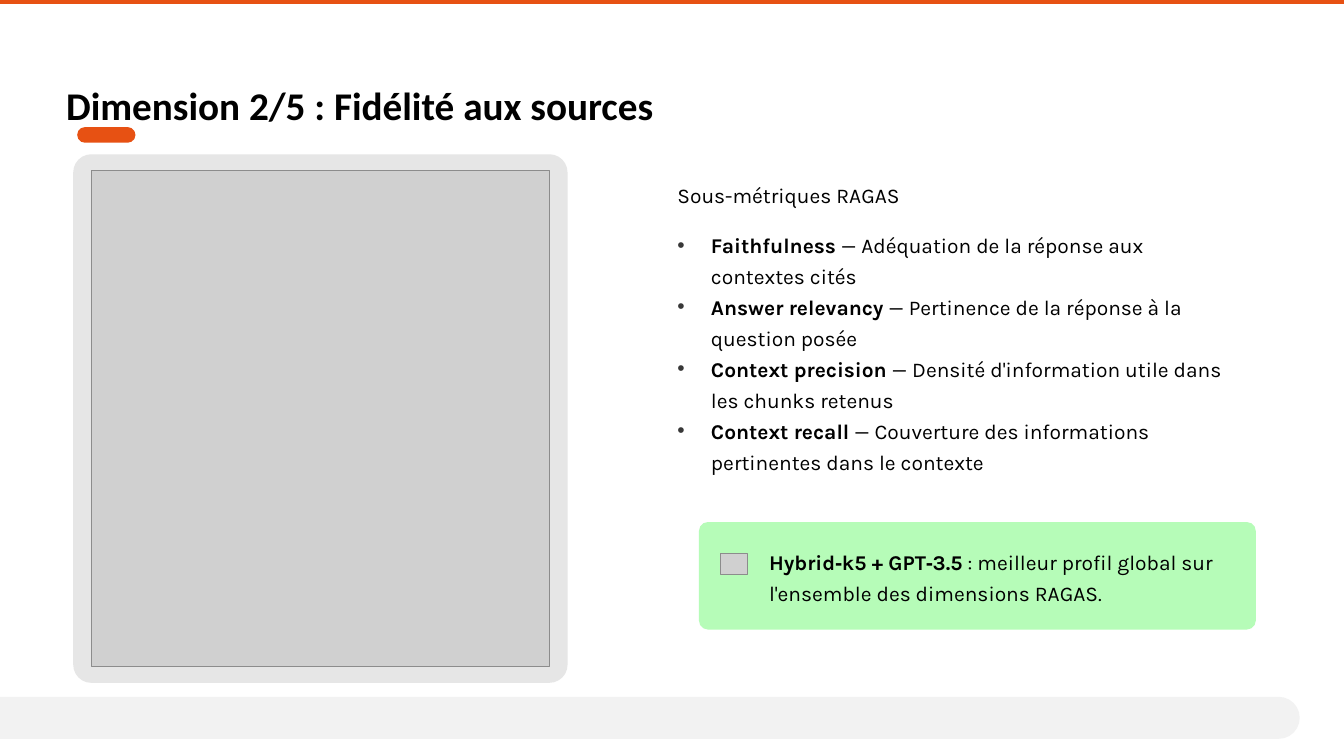
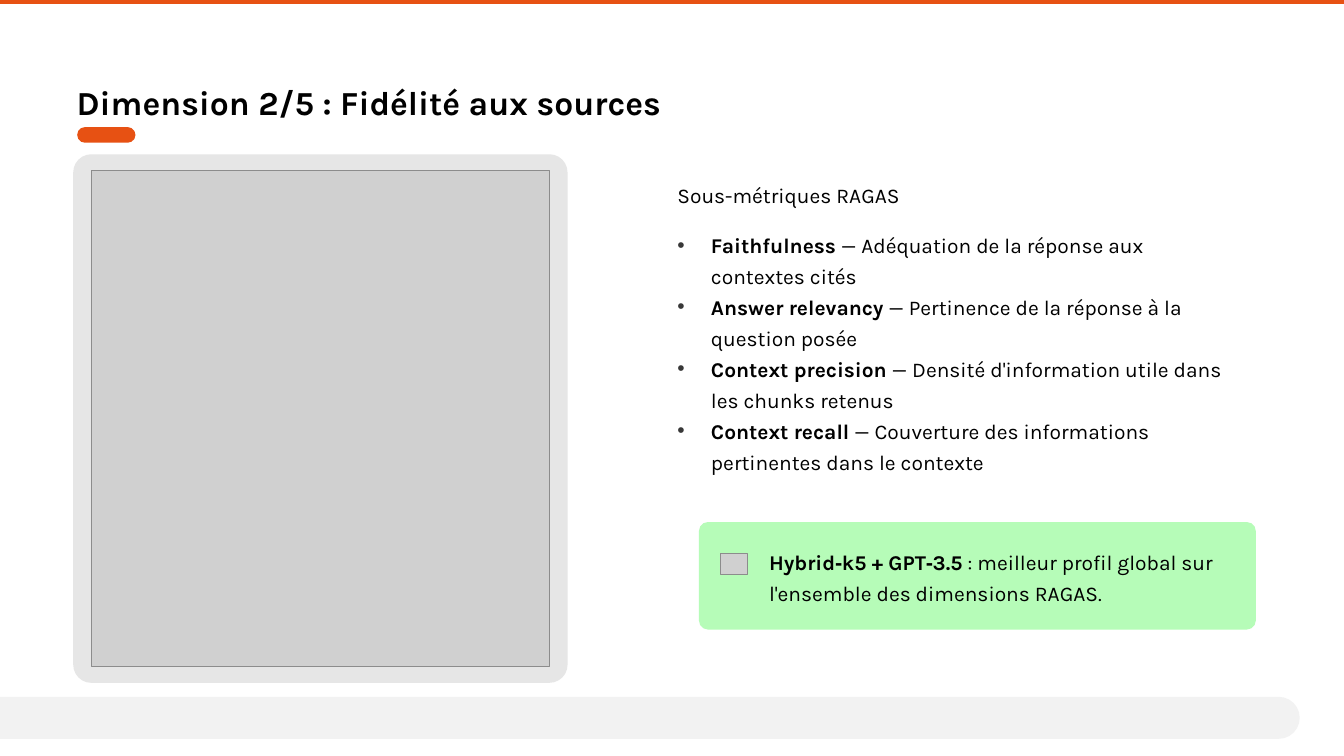
Before and after one commit to AurelienLELEU/memoire, a slide deck: slide 8 of Évaluer la cohérence et la fiabilité d'un système RAG en contexte industriel critique.pptx. Drawn at 1344x756 pixels with LibreOffice and Linux fonts; fonts in the diff are those of the drawing; grey boxes stand for pictures. Boxes give left, top, right and bottom in pixels: in the first picture for what was removed or moved away, otherwise in the second. Text is boxed around its words. In the diff, an @@ line names an element or a change of style, - is before the commit and + after.

```diff
--- a/Évaluer la cohérence et la fiabilité d'un système RAG en contexte industriel critique.pptx
+++ b/Évaluer la cohérence et la fiabilité d'un système RAG en contexte industriel critique.pptx
@@ text "Dimension 2/5 : Fidélité aux ...": place and size @@
-text "Dimension 2/5 : Fidélité aux ..." at box(66, 92, 653, 131)
+text "Dimension 2/5 : Fidélité aux ..." at box(77, 88, 661, 118)
@@ text "Dimension 2/5 : Fidélité aux ..." at box(77, 88, 661, 118): size 28 to 24 pt, font Calibri to Karla @@
```
Also in this commit, not shown: 12 other slides changed.
